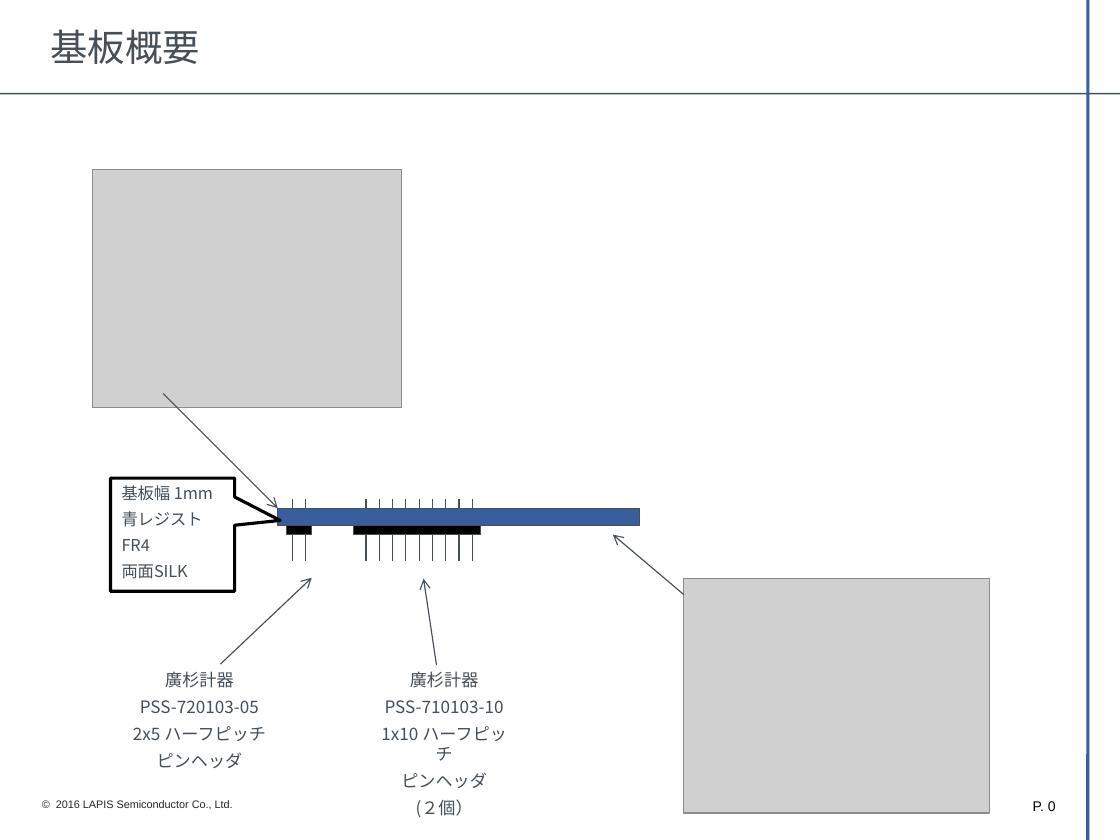
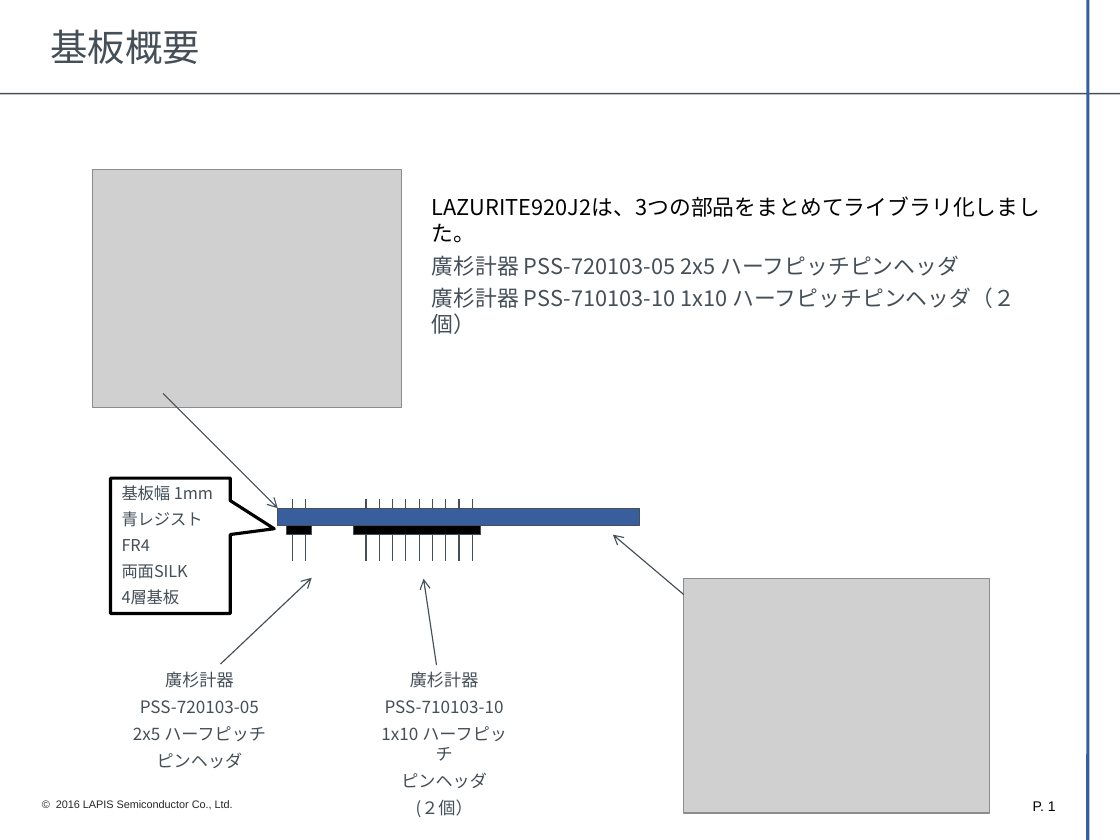
Before and after one commit to LAPIS-Lazurite/eagle, a slide deck: slide 2 of project/LazuriteBLE/170301_LazuriteBLE/LazuriteBLE_connector.pptx (slide 1 before the commit). Drawn at 1120x840 pixels with LibreOffice and Linux fonts; fonts in the diff are those of the drawing; grey boxes stand for pictures; background and template pictures are left out. Boxes give left, top, right and bottom in pixels: in the first picture for what was removed or moved away, otherwise in the second. Text is boxed around its words. In the diff, an @@ line names an element or a change of style, - is before the commit and + after.

Commit message:
update Pi Gateway2, LazuriteBLE, PumpMonitoring

```diff
--- a/project/LazuriteBLE/170301_LazuriteBLE/LazuriteBLE_connector.pptx
+++ b/project/LazuriteBLE/170301_LazuriteBLE/LazuriteBLE_connector.pptx
@@ text added at bbox=[432, 196, 1041, 308], 14 pt, text #444F58 @@
+LAZURITE920J2は、3つの部品をまとめてライブラリ化しました。
+廣杉計器 PSS-720103-05 2x5 ハーフピッチピンヘッダ
+廣杉計器 PSS-710103-10 1x10 ハーフピッチピンヘッダ（２個）
@@ speech box "基板幅 1mm": place and size @@
-speech box "基板幅 1mm" at bbox=[111, 478, 235, 591]
+speech box "基板幅 1mm" at bbox=[111, 478, 231, 614]
@@ text in speech box at bbox=[122, 589, 180, 605]: paragraph added @@
+4層基板
@@ page number at bbox=[1033, 801, 1056, 811]: text changed @@
-P. 0
+P. 1
```
Also in this commit, not shown: 1 slide added, 42 other files.
